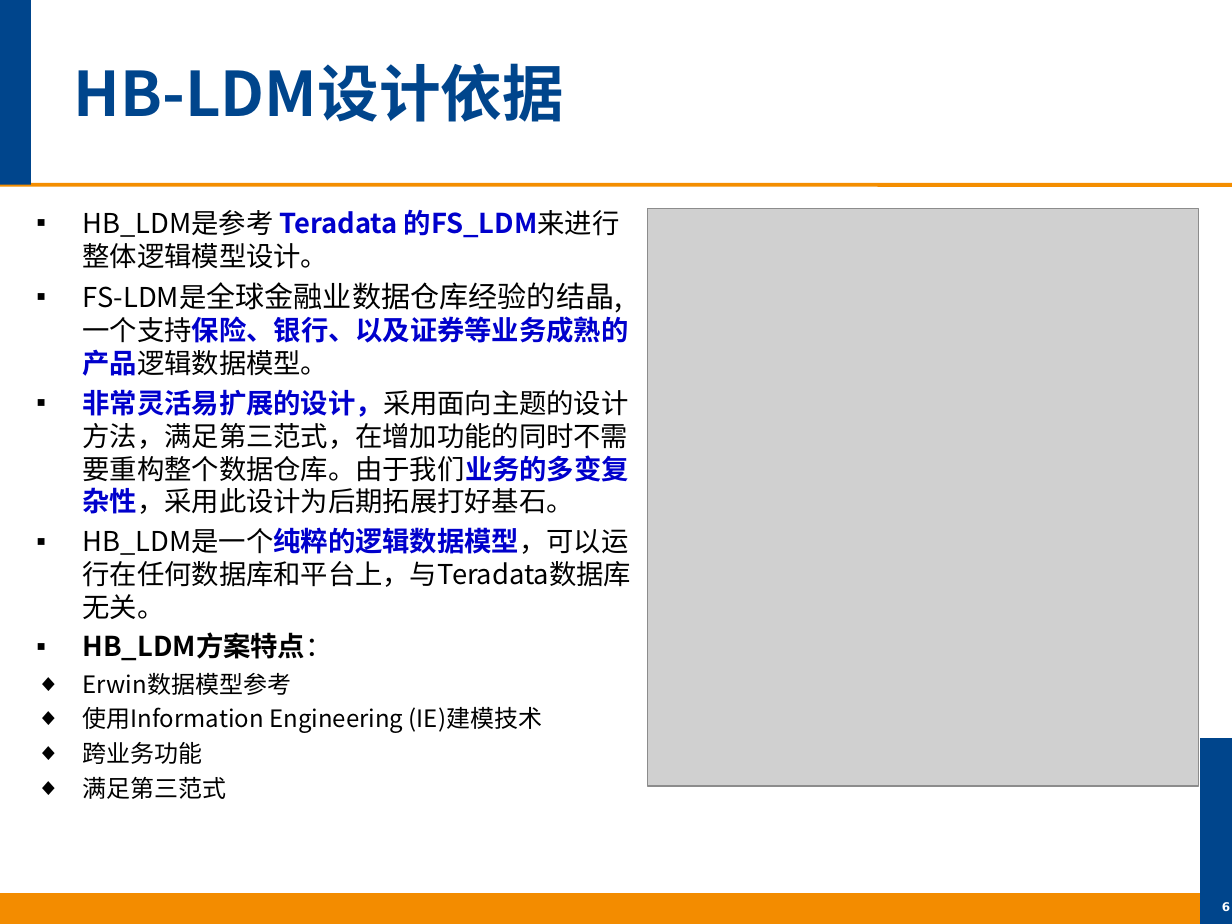
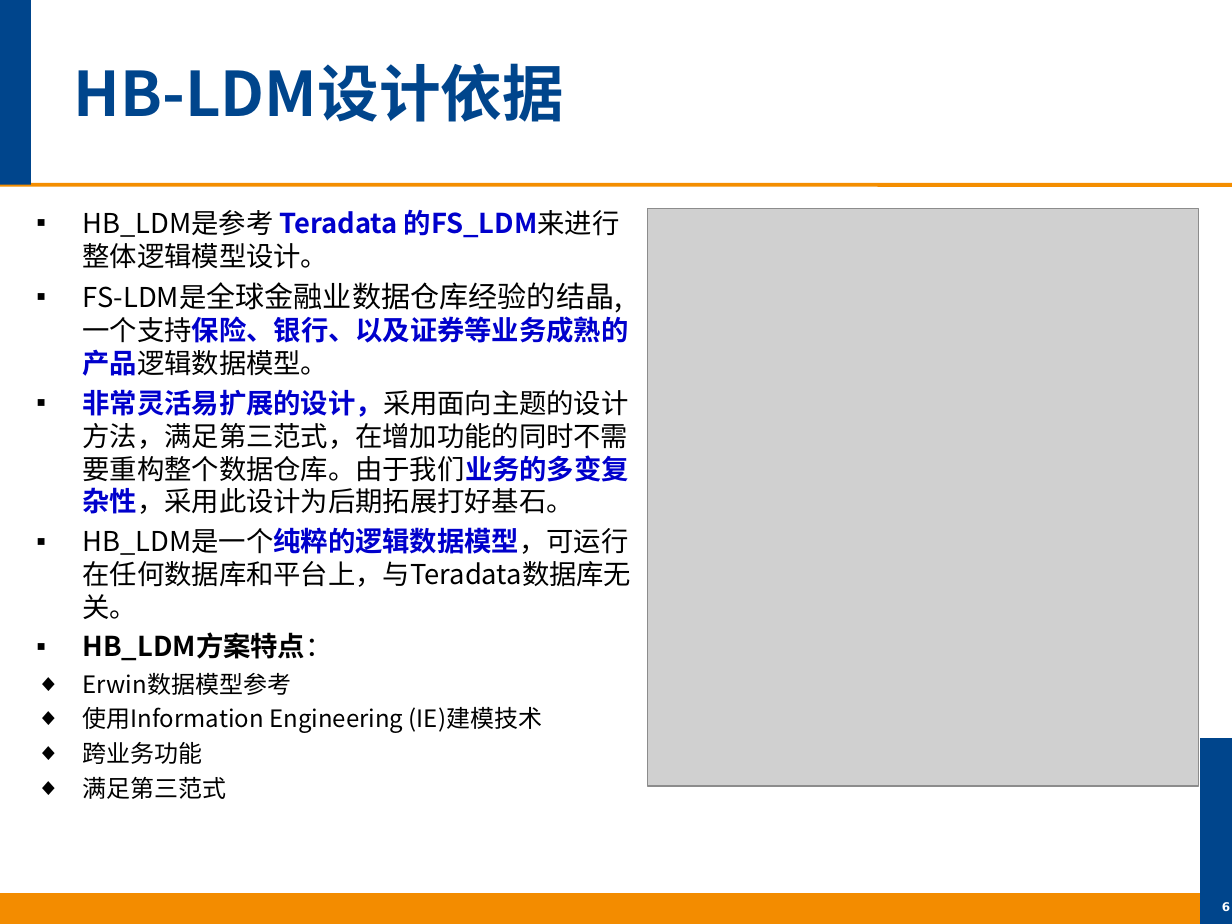
Before and after one commit to bici-liping/liping, a slide deck: slide 6 of HealthBank-LDM.PPT. Drawn at 1232x924 pixels with LibreOffice and Linux fonts; fonts in the diff are those of the drawing; grey boxes stand for pictures; background and template pictures are left out. Boxes give left, top, right and bottom in pixels: in the first picture for what was removed or moved away, otherwise in the second. Text is boxed around its words. In the diff, an @@ line names an element or a change of style, - is before the commit and + after.

```diff
--- a/HealthBank-LDM.PPT
+++ b/HealthBank-LDM.PPT
@@ text at (83, 527, 631, 619): text changed @@
-▪ HB_LDM是一个纯粹的逻辑数据模型，可以运行在任何数据库和平台上，与Teradata数据库无关。
+▪ HB_LDM是一个纯粹的逻辑数据模型，可运行在任何数据库和平台上，与Teradata数据库无关。
```
Also in this commit, not shown: 6 other slides changed, 4 slides added, 1 other file.
